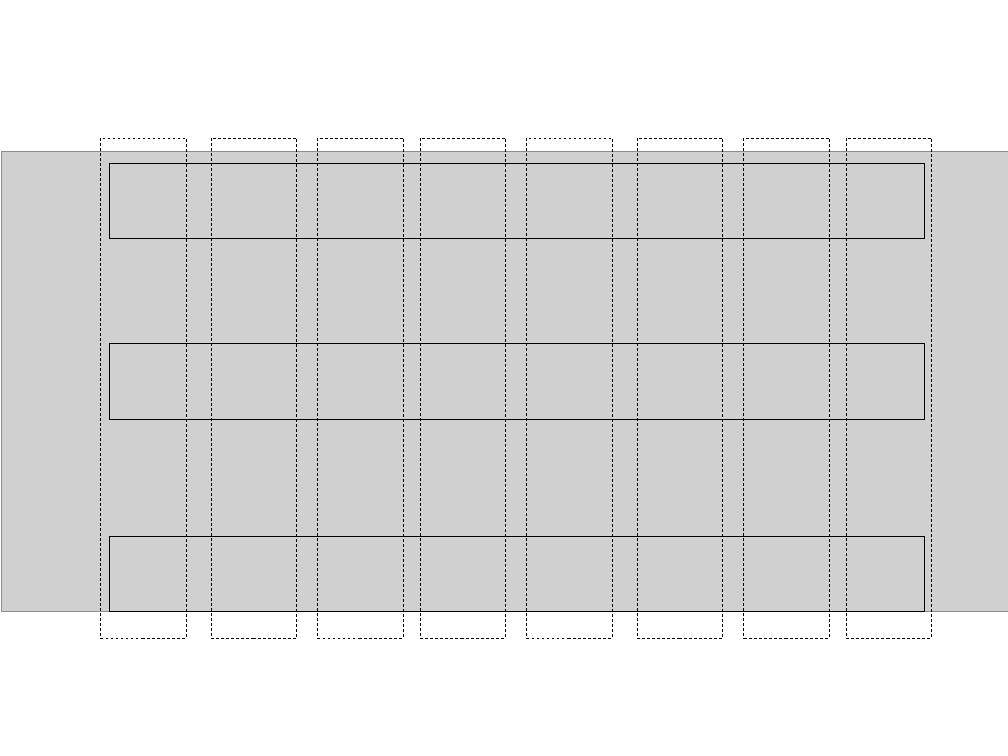
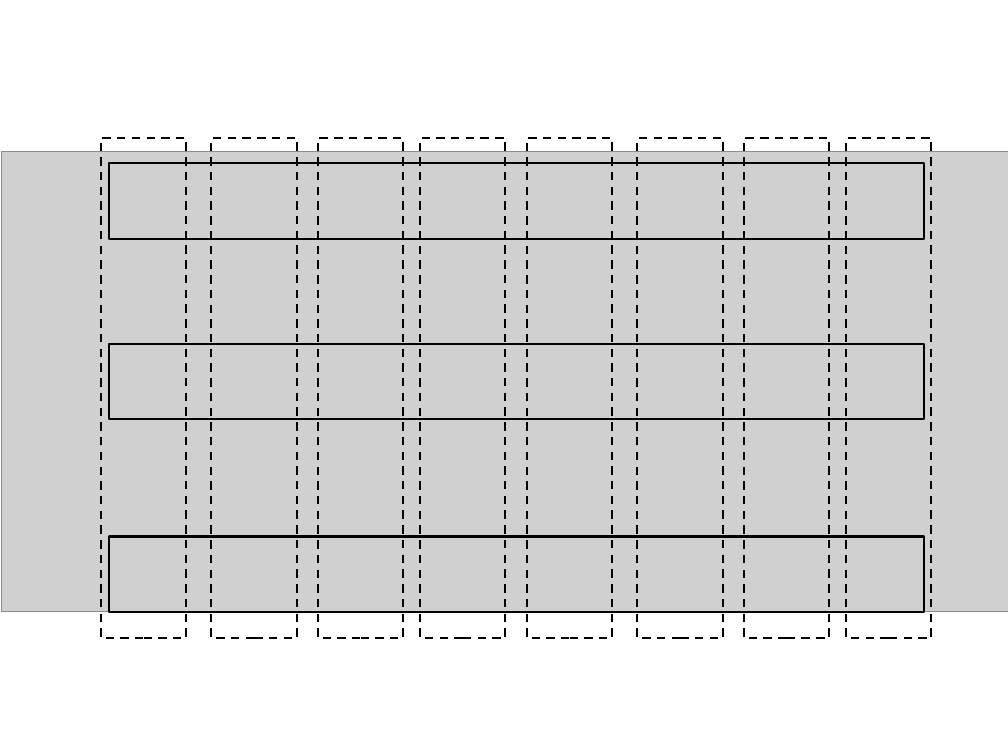
Before and after one commit to AlejandroValverde/latex, a slide deck: slide 5 of figures/figures.pptx. Drawn at 1008x756 pixels with LibreOffice and Linux fonts; fonts in the diff are those of the drawing; grey boxes stand for pictures. Boxes give left, top, right and bottom in pixels: in the first picture for what was removed or moved away, otherwise in the second. Text is boxed around its words. In the diff, an @@ line names an element or a change of style, - is before the commit and + after.

```diff
--- a/figures/figures.pptx
+++ b/figures/figures.pptx
@@ outline #000000 0.5 pt dashed to #000000 1.5 pt dashed in 8 elements at [212, 138, 297, 639], [318, 138, 403, 639], [420, 138, 506, 639], [101, 138, 186, 639], [637, 138, 723, 639], [744, 138, 830, 639], [846, 138, 931, 639], [527, 138, 613, 639] @@
@@ outline #000000 0.5 pt to #000000 1.5 pt in 3 elements at [109, 344, 923, 419], [109, 536, 923, 612], [109, 163, 923, 239] @@
```
Also in this commit, not shown: 1 other file.
